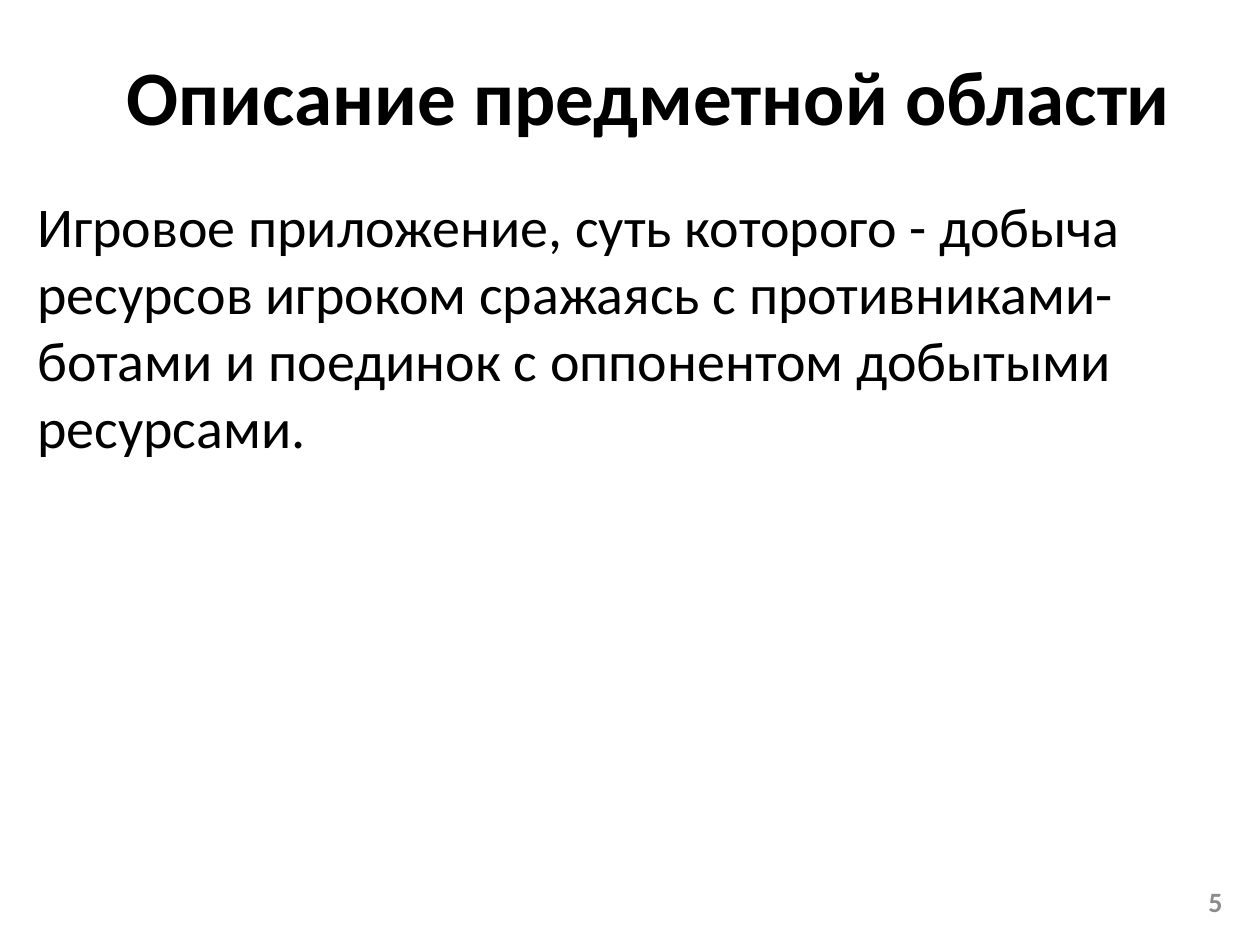
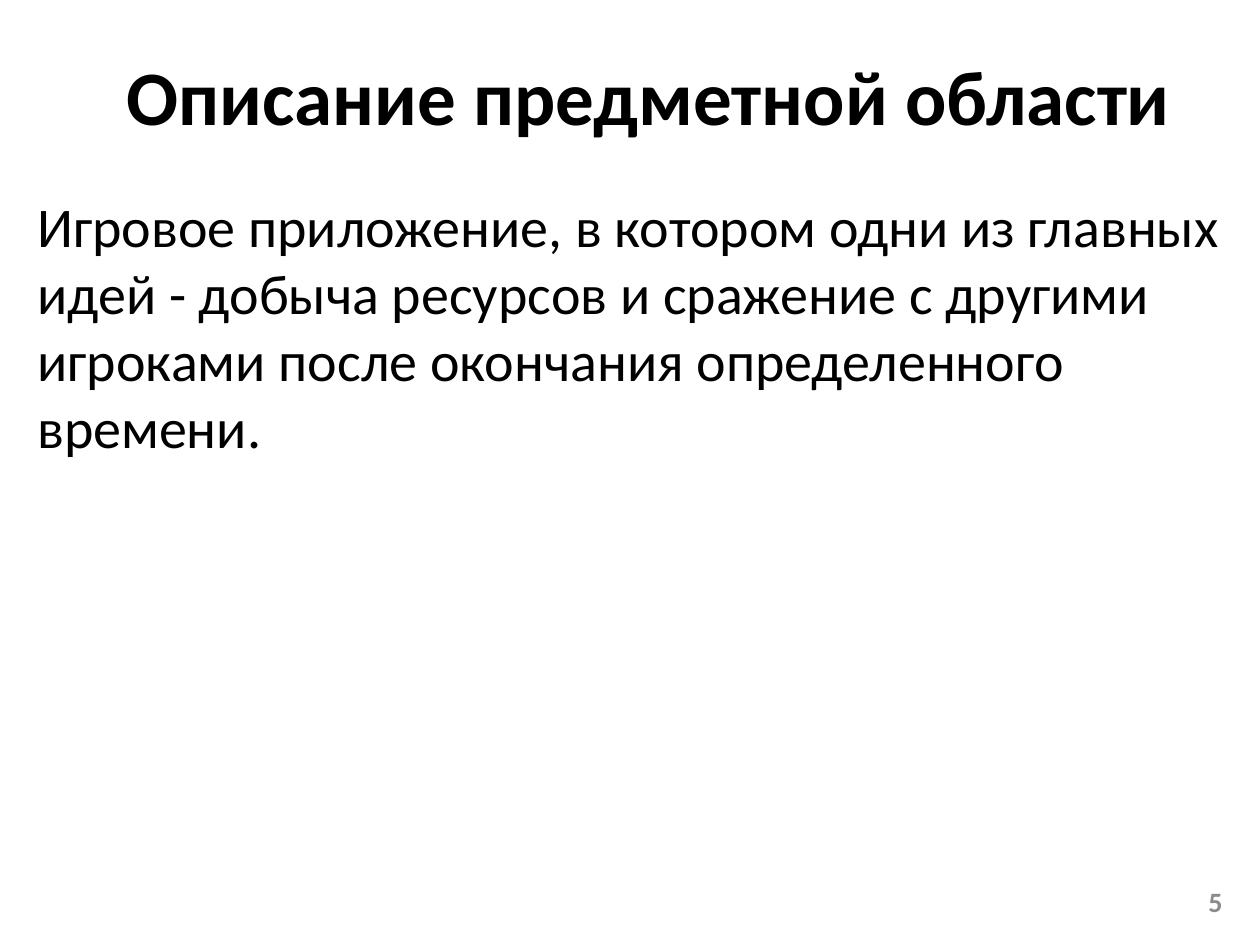
Before and after one commit to bananchill/Game-1, a slide deck: slide 5 of Презентация_КП_3703.pptx. Drawn at 1260x945 pixels with LibreOffice and Linux fonts; fonts in the diff are those of the drawing; background and template pictures are left out. Boxes give left, top, right and bottom in pixels: in the first picture for what was removed or moved away, otherwise in the second. Text is boxed around its words. In the diff, an @@ line names an element or a change of style, - is before the commit and + after.

```diff
--- a/Презентация_КП_3703.pptx
+++ b/Презентация_КП_3703.pptx
@@ text at [37, 211, 1219, 457]: text changed @@
-Игровое приложение, суть которого - добыча ресурсов игроком сражаясь с противниками-ботами и поединок с оппонентом добытыми ресурсами.
+Игровое приложение, в котором одни из главных идей - добыча ресурсов и сражение с другими игроками после окончания определенного времени.
```
Also in this commit, not shown: 2 other slides changed, 2 slides added, 3 slides removed.
